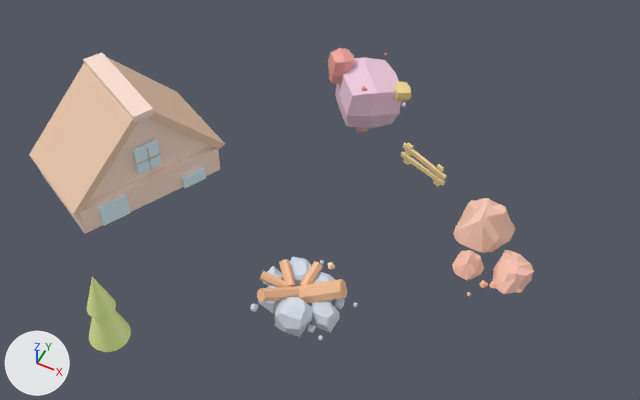
An edit to the glTF model dist/resources/models/scene.gltf, drawn before and after from the same camera.
Both versions are drawn from a 50 mm camera at (0.354, -0.661, 0.94) aimed at (-0.014, 0.076, 0.019). Every picture has the same lights, and +X, +Y and +Z are marked at lower left.
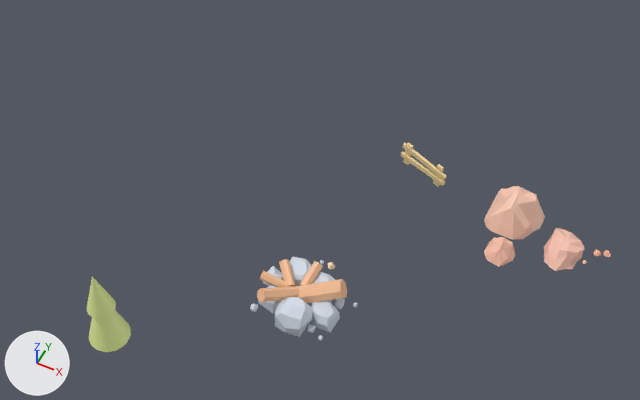
Location of each change, (x1, y1, x2, y2) in pixels of the pictures (640 x 400 px):
'House', deleted (beige)
    before: (29, 52, 225, 233)
    faces in mat_leftrouf (beige #efcbaf): (29, 63, 139, 215)
    faces in mat_trianglefront (beige #ffe3d3): (88, 118, 211, 203)
    faces in mat_walls (beige #ffe3d3): (40, 146, 220, 233)
    faces in mat_rightrouf (beige #efcbaf): (107, 57, 225, 149)
    faces in mat_rouf (beige #ffe3d3): (83, 52, 154, 123)
'Cube.003', deleted
    before: (328, 48, 411, 132)
    faces in mat_material_003 (white #f4cee2): (335, 57, 401, 128)
    faces in mat_material_005 (pink #f4a59f): (328, 48, 354, 84)
    faces in mat_material_004 (yellow #f4d991): (394, 82, 411, 102)
'Plane', moved
    before: (453, 198, 515, 253)
    after: (484, 186, 545, 240)
'Plane.005', moved
    before: (493, 250, 534, 294)
    after: (544, 228, 585, 271)
'Plane.004', moved
    before: (452, 250, 484, 281)
    after: (484, 237, 516, 267)
'Plane.006', moved
    before: (479, 280, 488, 288)
    after: (594, 249, 602, 256)
'Plane.007', moved
    before: (490, 281, 497, 288)
    after: (603, 250, 611, 257)

The change in detail:
Object 'House' (ob_house) is deleted.
Object 'Cube.003' (ob_cube_003) is deleted.
Object 'Plane' (ob_plane) moves from (0.0, 0.0, 0.0) to (0.032, 0.046, -0.004).
Object 'Plane.004' (ob_plane_004) moves from (0.0, 0.0, 0.0) to (0.032, 0.046, -0.004).
Object 'Plane.005' (ob_plane_005) moves from (0.0, 0.0, 0.0) to (0.052, 0.076, -0.005).
Object 'Plane.006' (ob_plane_006) moves from (0.0, 0.0, 0.0) to (0.126, 0.137, -0.014).
Object 'Plane.007' (ob_plane_007) moves from (0.0, 0.0, 0.0) to (0.126, 0.137, -0.014).
